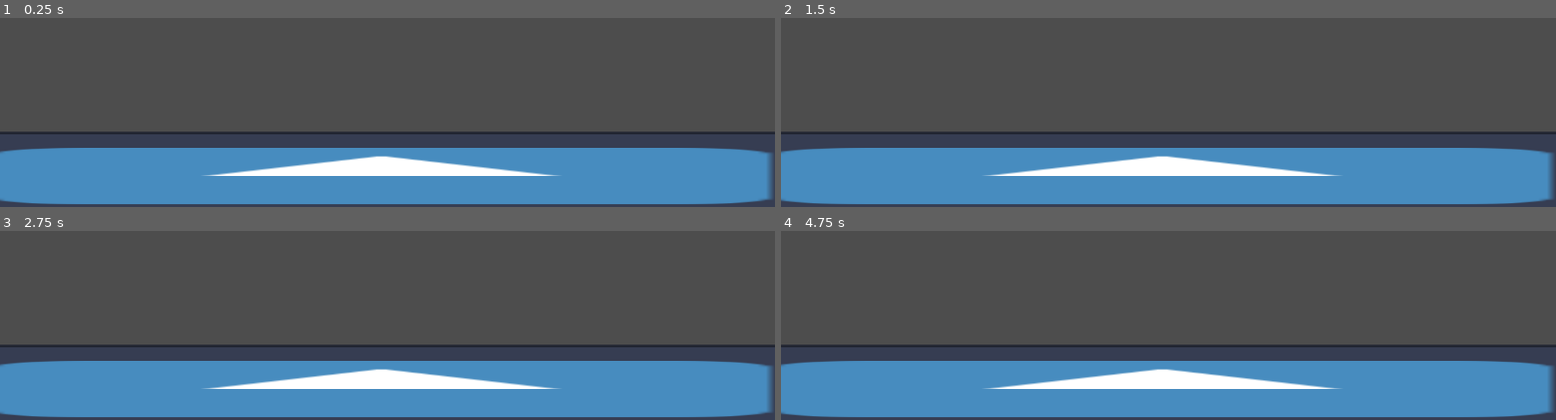
Above: before the commit, frames 1-4 (two rows, left to right).
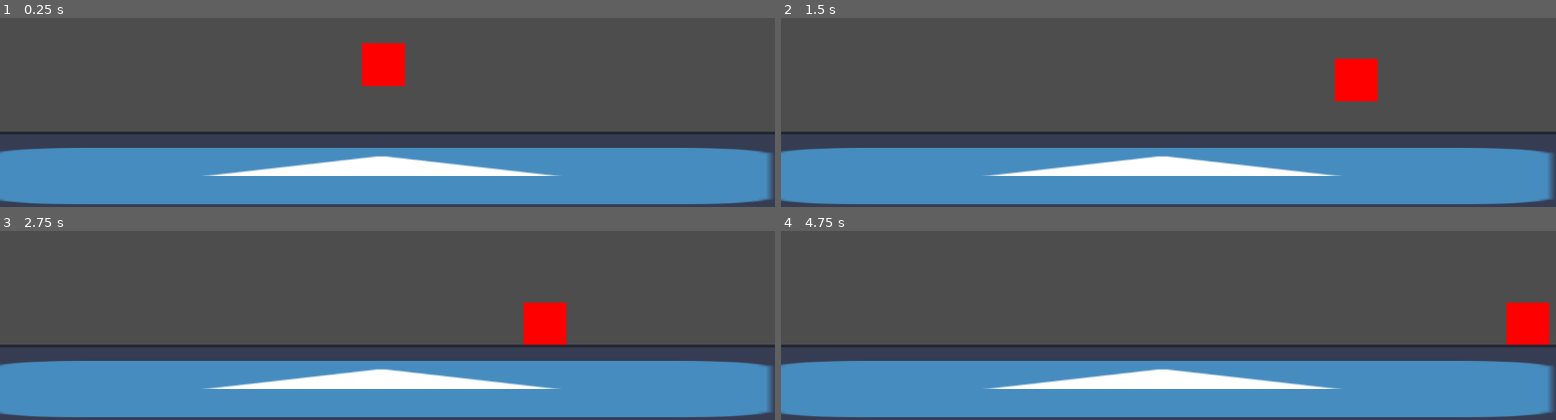
Above: after the commit, the same moments.

Repository: karmanote/Les-aventures-de-Gilbert-le-cowboy
Game: Godot game, scene res://Scenes/Test.tscn
Two runs of this game, one before a commit and one after it. Both use one fixed random seed, a clock stepped at 60 frames per second and the inputs below. The project has no main scene, so this scene is started directly. The engine's default icon, where the game draws it, is replaced by a stand-in: a white triangle on a blue panel in a dark square.
Inputs:
- Up to frame 1 (0.25 s): no input
- Up to frame 2 (1.5 s): tap Enter (ui_accept) at 0.5, 0.6, 0.77, 1.07, 1.35 s; hold Right (ui_right) from 0.53 s (still down)
- Up to frame 3 (2.75 s): tap Enter (ui_accept) at 1.52, 1.82, 2.1 s; release Right (ui_right) at 2.03 s; hold Left (ui_left) from 2.03 s (still down)
- Up to frame 4 (4.75 s): release Left (ui_left) at 2.78 s; hold Right (ui_right) 2.78-4.28 s; tap Enter (ui_accept) at 2.85, 3.02, 3.32, 3.6, 3.77, 4.07, 4.35, 4.52 s; hold Left (ui_left) from 4.28 s (still down)

The runs differ from the first frame. In frame 1, 1.3% of the frame differs, in the area x 46-53%, y 13-37%; in frame 2, 1.2%; in frame 3, 1.3%; in frame 4, 1.3%.

Commit message:
heuuu bon faut faire une réunion

Diff:
--- a/Prefabs/Player.tscn
+++ b/Prefabs/Player.tscn
@@ -1,3 +1,22 @@
 [gd_scene format=3 uid="uid://bchhg1qxdakf3"]
 
+[ext_resource type="Script" uid="uid://ciywqdlqcky83" path="res://Scripts/player.gd" id="1_um8lo"]
+
+[sub_resource type="Gradient" id="Gradient_x3d5u"]
+offsets = PackedFloat32Array(1)
+colors = PackedColorArray(1, 0, 0, 1)
+
+[sub_resource type="GradientTexture2D" id="GradientTexture2D_fc4li"]
+gradient = SubResource("Gradient_x3d5u")
+
+[sub_resource type="RectangleShape2D" id="RectangleShape2D_fc4li"]
+size = Vector2(64, 64)
+
 [node name="CharacterBody2D" type="CharacterBody2D" unique_id=164315859]
+script = ExtResource("1_um8lo")
+
+[node name="Sprite2D" type="Sprite2D" parent="." unique_id=312686728]
+texture = SubResource("GradientTexture2D_fc4li")
+
+[node name="CollisionShape2D" type="CollisionShape2D" parent="." unique_id=1343927605]
+shape = SubResource("RectangleShape2D_fc4li")
--- a/Scenes/Test.tscn
+++ b/Scenes/Test.tscn
@@ -9,6 +9,7 @@
 [node name="Test scene" type="Node2D" unique_id=41313786]
 
 [node name="CharacterBody2D" parent="." unique_id=164315859 instance=ExtResource("1_ko2s7")]
+position = Vector2(570, 407)
 
 [node name="test-platform" type="StaticBody2D" parent="." unique_id=953138719]
 position = Vector2(-210, 600)
--- /dev/null
+++ b/Scripts/player.gd
@@ -0,0 +1,25 @@
+extends CharacterBody2D
+
+
+const SPEED = 300.0
+const JUMP_VELOCITY = -400.0
+
+
+func _physics_process(delta: float) -> void:
+	# Add the gravity.
+	if not is_on_floor():
+		velocity += get_gravity() * delta
+
+	# Handle jump.
+	if Input.is_action_just_pressed("ui_accept") and is_on_floor():
+		velocity.y = JUMP_VELOCITY
+
+	# Get the input direction and handle the movement/deceleration.
+	# As good practice, you should replace UI actions with custom gameplay actions.
+	var direction := Input.get_axis("ui_left", "ui_right")
+	if direction:
+		velocity.x = direction * SPEED
+	else:
+		velocity.x = move_toward(velocity.x, 0, SPEED)
+
+	move_and_slide()
--- a/project.godot
+++ b/project.godot
@@ -22,8 +22,9 @@
 
 folder_colors={
 "res://Assets/": "red",
-"res://Prefabs/": "yellow",
-"res://Scenes/": "orange"
+"res://Prefabs/": "orange",
+"res://Scenes/": "yellow",
+"res://Scripts/": "green"
 }
 
 [global_group]
Not shown, added: Scripts/player.gd.uid
